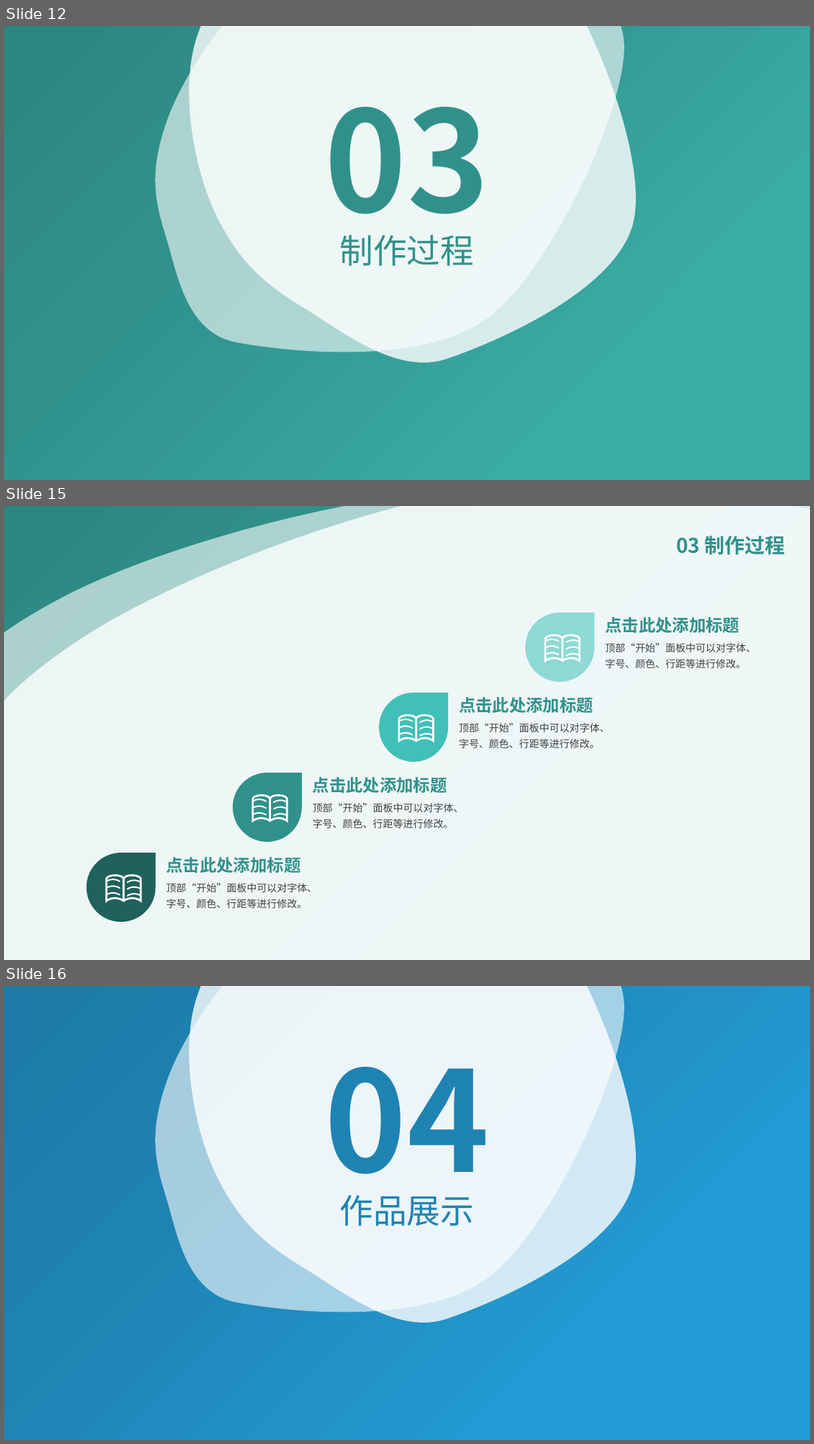
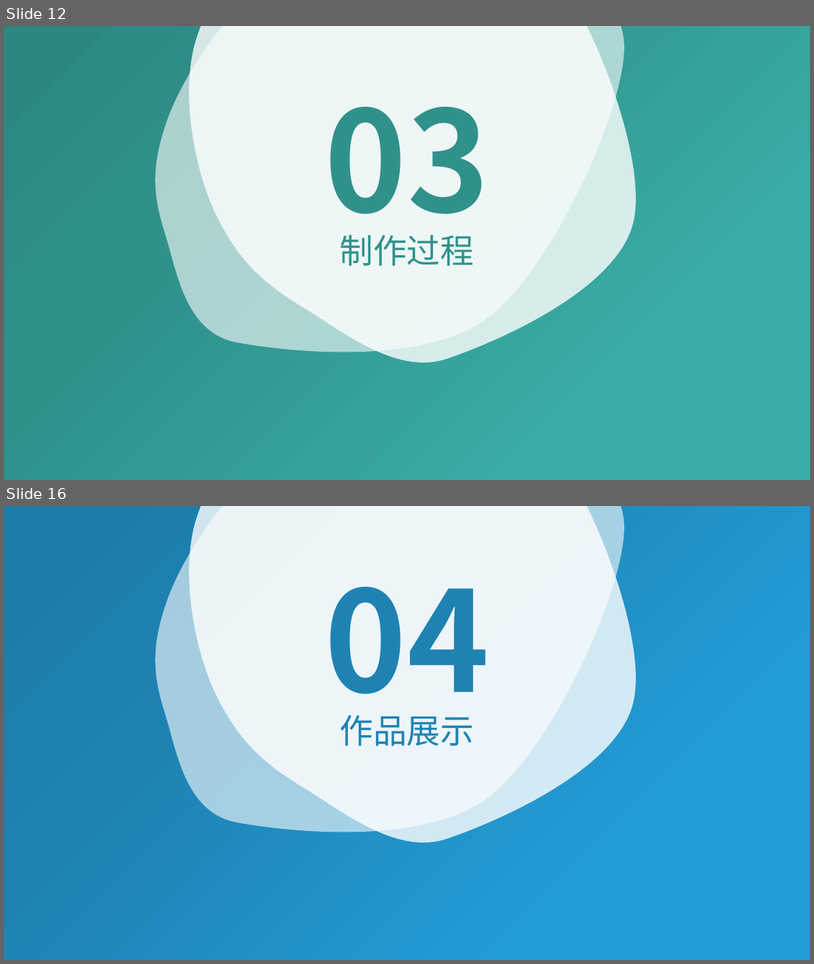
Before and after one commit to gwinda/A_GIT_MANTI, a slide deck: 679D612A1596C7DE1A4FCC7FE4DB6C75.pptx. Shown one above the other, each under a label of ours: slides 12, 15 and 16 before the commit, slides 12 and 16 after it; the slides between them are not shown. The pictures are 814x1444 and 814x964 pixels, drawn with LibreOffice and Linux fonts; fonts in the diff are those of the drawing. Boxes give left, top, right and bottom in pixels: in the first picture for what was removed or moved away, otherwise in the second. Text is boxed around its words. In the diff, an @@ line names an element or a change of style, - is before the commit and + after.

```diff
--- a/679D612A1596C7DE1A4FCC7FE4DB6C75.pptx
+++ b/679D612A1596C7DE1A4FCC7FE4DB6C75.pptx
@@ slide 15 removed at (4,506,810,960), background #FFFFFF @@
@@ rectangle removed at (4,506,810,960) @@
@@ freeform shape removed at (4,506,810,960) @@
@@ freeform shape removed at (4,506,810,960) @@
@@ text removed at (676,536,786,555) @@
-03 制作过程
@@ teardrop removed at (525,613,594,682) @@
@@ text removed at (605,617,740,633) @@
-点击此处添加标题
@@ group removed at (545,634,581,663): 7 freeform shapes @@
@@ text removed at (605,643,756,668) @@
-顶部“开始”面板中可以对字体、字号、颜色、行距等进行修改。
@@ teardrop removed at (379,692,448,762) @@
@@ text removed at (459,697,594,713) @@
-点击此处添加标题
@@ group removed at (399,714,435,743): 7 freeform shapes @@
@@ text removed at (459,723,610,748) @@
-顶部“开始”面板中可以对字体、字号、颜色、行距等进行修改。
@@ teardrop removed at (233,773,301,842) @@
@@ text removed at (313,777,448,793) @@
-点击此处添加标题
@@ text removed at (313,803,464,828) @@
-顶部“开始”面板中可以对字体、字号、颜色、行距等进行修改。
@@ group removed at (252,794,288,822): 7 freeform shapes @@
@@ teardrop removed at (86,852,155,921) @@
@@ text removed at (167,857,301,872) @@
-点击此处添加标题
@@ group removed at (106,875,142,903): 7 freeform shapes @@
@@ text removed at (166,883,317,908) @@
-顶部“开始”面板中可以对字体、字号、颜色、行距等进行修改。
```
Also in this commit, not shown: 4 slides changed, 5 slides added, 4 other slides removed.
